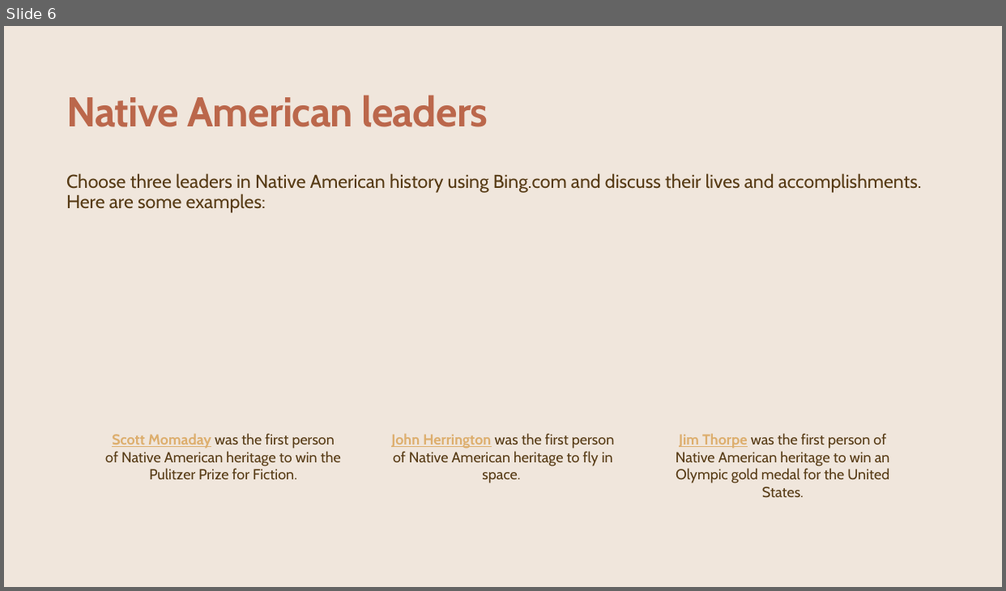
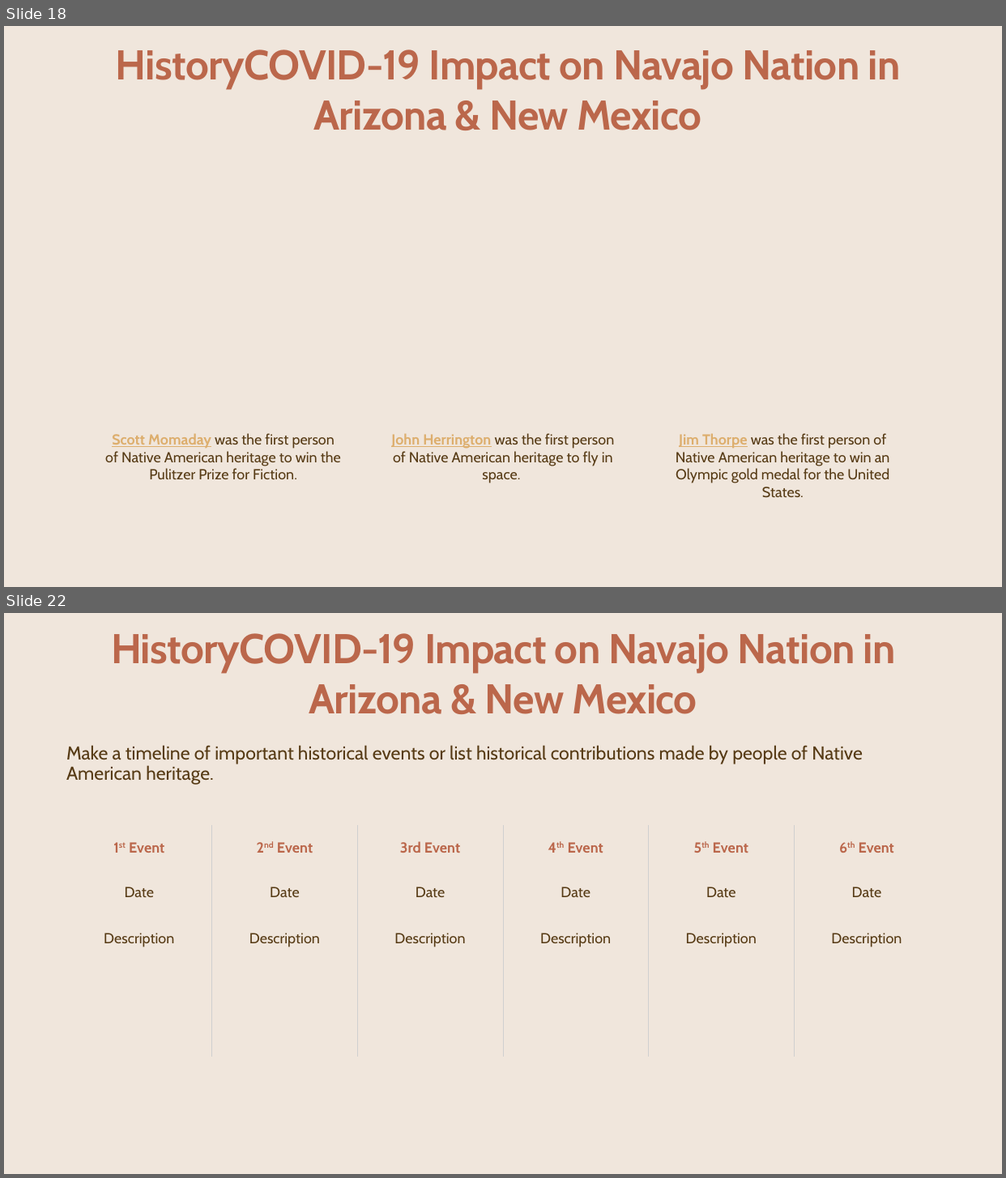
Before and after one commit to CCostenbader/Covid-19-effects-on-the-Navajo-Nation-Indian-Tribe, a slide deck: FinalPP.pptx. Shown one above the other, each under a label of ours: slide 6 before the commit, slides 18 and 22 after it; the slides between them are not shown. The pictures are 1006x591 and 1006x1178 pixels, drawn with LibreOffice and Linux fonts; fonts in the diff are those of the drawing; background and template pictures are left out. Boxes give left, top, right and bottom in pixels: in the first picture for what was removed or moved away, otherwise in the second. Text is boxed around its words. In the diff, an @@ line names an element or a change of style, - is before the commit and + after.

```diff
--- a/FinalPP.pptx
+++ b/FinalPP.pptx
@@ slide 22 added at [4, 613, 1002, 1174], background #F0E6DC @@
@@ title added at [111, 633, 896, 714], 40 pt, text #BB674B, bold @@
+HistoryCOVID-19 Impact on Navajo Nation in Arizona & New Mexico
@@ text added at [66, 745, 863, 785], 18 pt, text #563B14 @@
+Make a timeline of important historical events or list historical contributions made by people of Native American heritage.
@@ table added at [66, 825, 938, 1057], 3 rows, 6 columns @@
+1st Event | 2nd Event | 3rd Event | 4th Event | 5th Event | 6th Event
+Date | Date | Date | Date | Date | Date
+Description | Description | Description | Description | Description | Description
@@ what was slide 6 is now slide 18 @@
@@ slide 18 changed as well @@
@@ text added at [116, 49, 901, 130], 40 pt, text #BB674B, bold @@
+HistoryCOVID-19 Impact on Navajo Nation in Arizona & New Mexico
@@ title removed at [66, 95, 488, 127] @@
-Native American leaders
@@ text removed at [66, 173, 922, 213] @@
-Choose three leaders in Native American history using Bing.com and discuss their lives and accomplishments. Here are some examples:
```
Also in this commit, not shown: 4 other slides changed, 40 other slides added, 6 slides removed, 1 other file.
